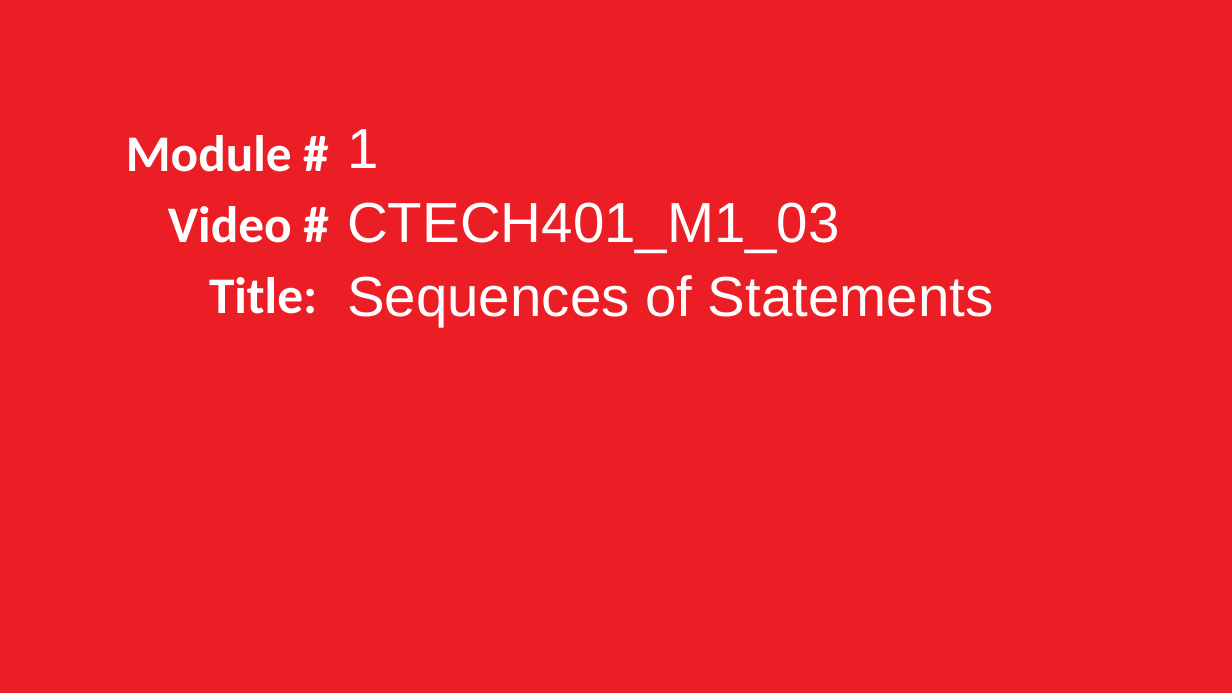
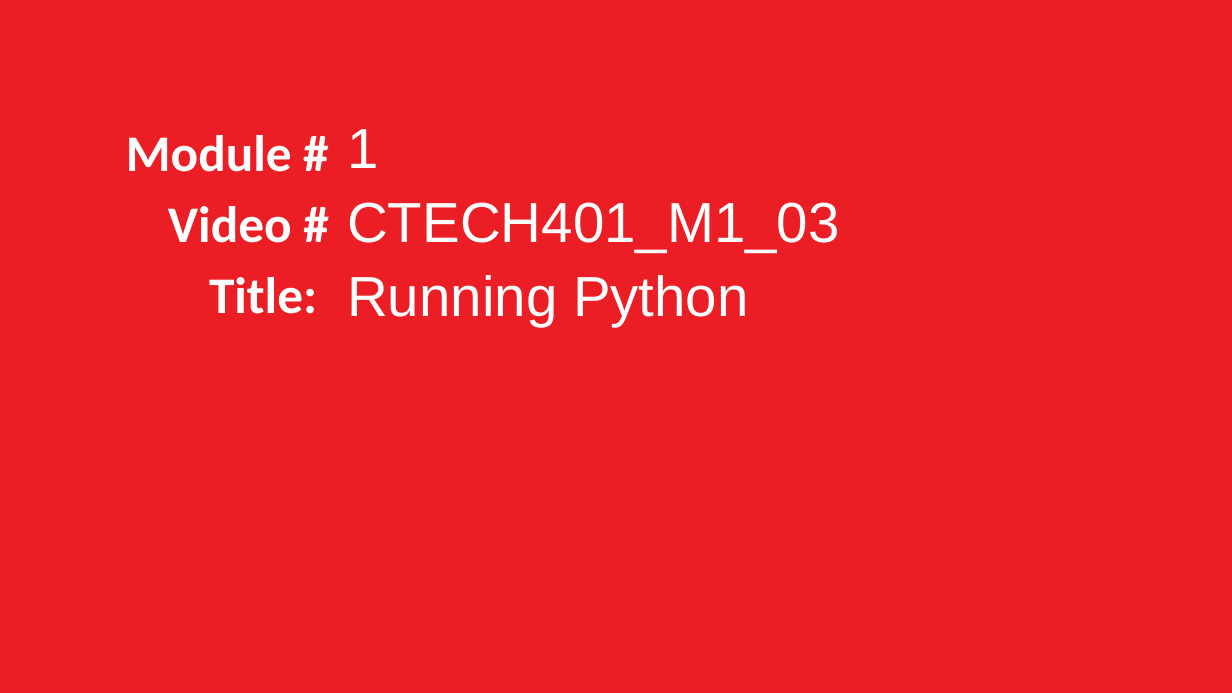
Before and after one commit to grimmelm/ctech404, a slide deck: slide 14 of ctech401/module_1/CTECH401 Module 1 - Hello World and Storing Data.pptx (slide 13 before the commit). Drawn at 1232x693 pixels with LibreOffice and Linux fonts; fonts in the diff are those of the drawing. Boxes give left, top, right and bottom in pixels: in the first picture for what was removed or moved away, otherwise in the second. Text is boxed around its words. In the diff, an @@ line names an element or a change of style, - is before the commit and + after.

```diff
--- a/ctech401/module_1/CTECH401 Module 1 - Hello World and Storing Data.pptx
+++ b/ctech401/module_1/CTECH401 Module 1 - Hello World and Storing Data.pptx
@@ text at (347,275,749,326): text changed @@
-Sequences of Statements
+Running Python
```
Also in this commit, not shown: 9 other slides changed, 8 slides added, 2 slides removed, 2 other files.
